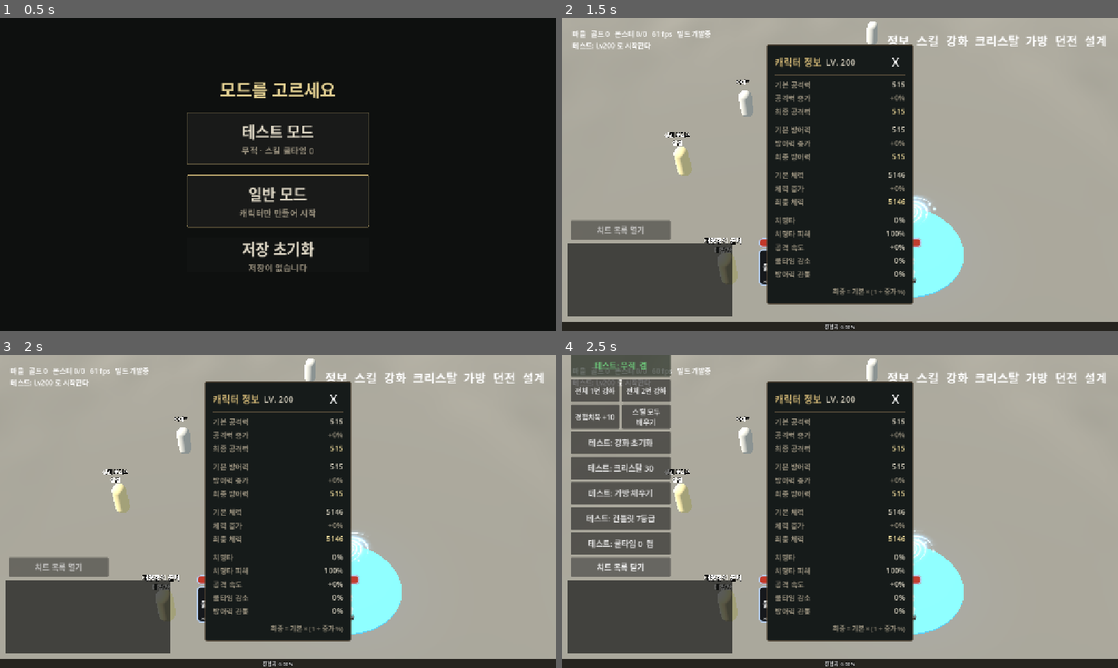
Above: before the commit, frames 1-4 (two rows, left to right).
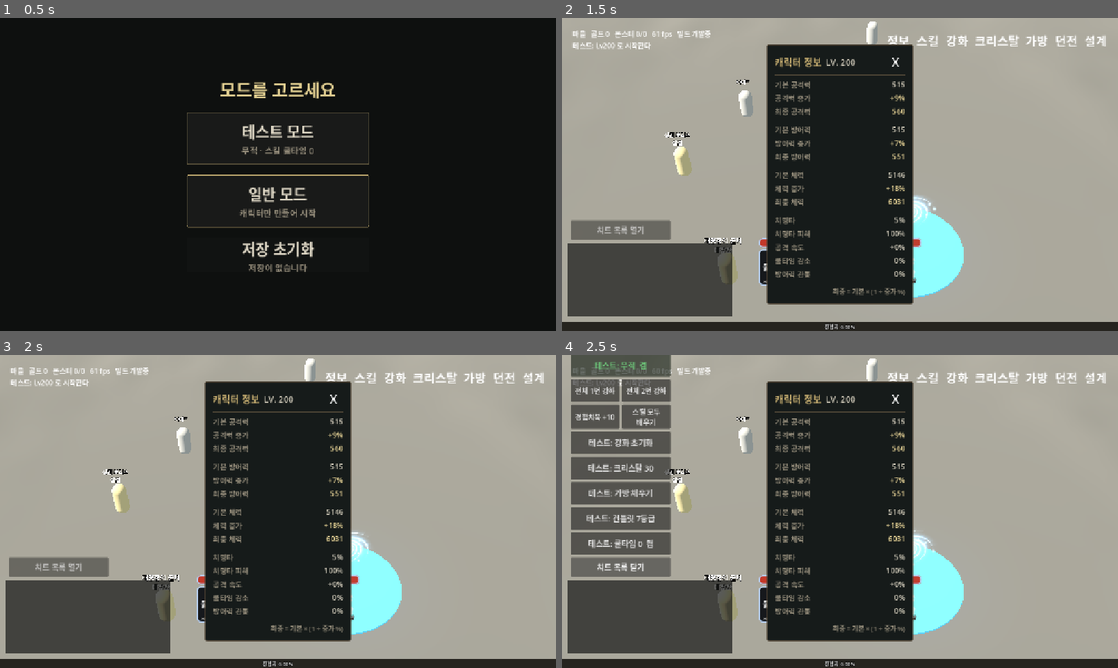
Above: after the commit, the same moments.

Repository: gogoalswo/MMORPG
Game: Godot game, scene res://start.tscn
Two runs of this game, one before a commit and one after it. Both use one fixed random seed, a clock stepped at 60 frames per second and the inputs below.
Inputs (mouse positions are in pixels of both pictures, inside the frame that each line leads up to):
- Up to frame 1 (0.5 s): no input
- Up to frame 2 (1.5 s): click (840, 136) at 0.52 s; click (895, 39) at 1.25 s
- Up to frame 3 (2 s): no input
- Up to frame 4 (2.5 s): click "치트 목록 열기" at 2 s

Frame 1 is identical in both runs. In frame 2, 0.2% of the frame differs, in the area x 58-62%, y 24-66%; in frame 3, 0.2%; in frame 4, 0.2%.

Commit message:
새 캐릭터에 일반 등급 무기·갑옷을 끼워 준다
저장이 없을 때(새 캐릭터)만 grant_starter_gear 로 1등급 무기·갑옷(+0)을 장착해 시작한다.
갑옷으로 늘어난 최대 HP 까지 채운다. item_test 에 검사 추가, items.md 갱신.

Co-Authored-By: Claude Opus 5.5 <noreply@anthropic.com>
Claude-Session: https://claude.ai/code/session_01NWFpNzC1J9AQFWJF1cvBce

Diff:
--- a/godot/net/local_transport.gd
+++ b/godot/net/local_transport.gd
@@ -19,6 +19,9 @@
 	# 저장한 것이 있으면 그 자리에서 이어서 시작한다
 	if _world.restore(MY_ID):
 		print("저장에서 이어서 시작: %s" % _world.zone_id)
+	else:
+		# 새 캐릭터 — 일반 등급 무기·갑옷을 끼워서 시작한다 (2026-09-26 요청)
+		_world.grant_starter_gear(MY_ID)
 	# 크리스탈 30개 — 한 번만 (2026-09-23 요청 "가방에 30개 넣어"). 드랍이 0.01% 라
 	# 주워서는 시험해 볼 수 없다. 받았다는 표시가 저장에 남는다
 	_world.grant_once(MY_ID, "crystal30", {"id": Items.crystal_id(), "count": 30})
--- a/godot/tests/item_test.gd
+++ b/godot/tests/item_test.gd
@@ -20,6 +20,7 @@
 	_case_drop()
 	_case_equip()
 	_case_clamp()
+	_case_starter_gear()
 	Save.clear()
 
 	if _failed == 0:
@@ -248,6 +249,29 @@
 
 
 ## 저장된 옵션은 불러올 때 지금 범위로 잘린다 (2026-09-25: 관통 한 줄 최대 165 → 15%)
+## 새 캐릭터(저장 없음)는 일반 무기·갑옷을 끼고 시작한다. 저장에서 이어 온 캐릭터는 안 받는다
+func _case_starter_gear() -> void:
+	Save.clear()
+	var t := LocalTransport.new()
+	t.open("village")
+	var me: Dictionary = t._world.snapshot().players["me"]
+	_eq("시작 무기", str(me.equipped.get("weapon", {}).get("id", "")), Items.item_id(1, "weapon"))
+	_eq("시작 갑옷", str(me.equipped.get("armor", {}).get("id", "")), Items.item_id(1, "armor"))
+	_eq("시작 장비 +0", int(me.equipped.get("weapon", {}).get("enhance", -1)), 0)
+	_eq("시작 장비는 가방에 안 들어간다", me.bag.filter(func(s): return not Items.is_material(str(s.id))).size(), 0)
+	t._world.grant_starter_gear("me")
+	_eq("한 번만 준다", me.bag.filter(func(s): return not Items.is_material(str(s.id))).size(), 0)
+
+	# 키우던 캐릭터 — 무기를 벗고 저장했다가 다시 들어와도 또 주지 않는다
+	me.equipped.erase("weapon")
+	t._world.save("me")
+	var again := LocalTransport.new()
+	again.open("village")
+	var back: Dictionary = again._world.snapshot().players["me"]
+	_eq("이어 온 캐릭터는 안 받는다", back.equipped.has("weapon"), false)
+	Save.clear()
+
+
 func _case_clamp() -> void:
 	var tiers: Array = Items.option_tiers()
 	var first := str(tiers[0].key)
--- a/godot/world/world.gd
+++ b/godot/world/world.gd
@@ -1464,6 +1464,35 @@
 	_notice("%s %d개를 가방에 넣었다" % [Items.stack_name(stack), int(stack.get("count", 1))])
 
 
+## **시작 장비** — 새 캐릭터에게 일반(1등급) 무기와 갑옷을 **끼운 채로** 준다 (2026-09-26 요청:
+## "처음 캐릭터 생성시 일반 등급 무기랑 갑옷 지급해"). 부르는 쪽(`LocalTransport.open`)이
+## **저장이 없을 때만** 부른다 — 이미 키우던 캐릭터에게는 안 준다. `granted` 의 `starterGear`
+## 로 한 번만 준다. +0 이고 옵션은 드랍처럼 1등급대로 굴린다. 그 부위에 이미 낀 게 있으면 가방으로
+const STARTER_SLOTS := ["weapon", "armor"]
+
+func grant_starter_gear(player_id: String) -> void:
+	var player: Dictionary = _players.get(player_id, {})
+	if player.is_empty() or "starterGear" in player.get("granted", []):
+		return
+	for slot in STARTER_SLOTS:
+		var item := Items.get_item(Items.item_id(1, slot))
+		if item.is_empty():
+			continue
+		var stack := {
+			"id": str(item.id), "grade": 1, "enhance": 0,
+			"options": Items.roll_options(item, 1, _rng),
+		}
+		if player.equipped.get(slot, {}).is_empty():
+			player.equipped[slot] = stack
+		elif not _give(player, stack):
+			return  # 가방이 꽉 찼으면 다음 접속에 다시 준다
+	player.granted.append("starterGear")
+	_refresh_stats(player)
+	# 갑옷만큼 최대 HP 가 늘었다 — 새 캐릭터는 가득 찬 채로 시작한다
+	player.hp = int(player.stats.maxHp)
+	_inventory_changed(player)
+
+
 ## **테스트 모드 꾸러미** — 모든 장비를 등급별로 하나씩(등급 7 × 부위 6 = 42개, 전부 +0)과
 ## 크리스탈 300개 (2026-09-26 요청: "테스트 모드에서는 인벤토리에서 모든 장비 등급별로 하나씩
 ## 넣어. 0강으로. 크리스탈로 300개 넣고"). 테스트 모드로 들어올 때 부른다(`game.gd` 의
Not shown, changed: docs/features/items.md
